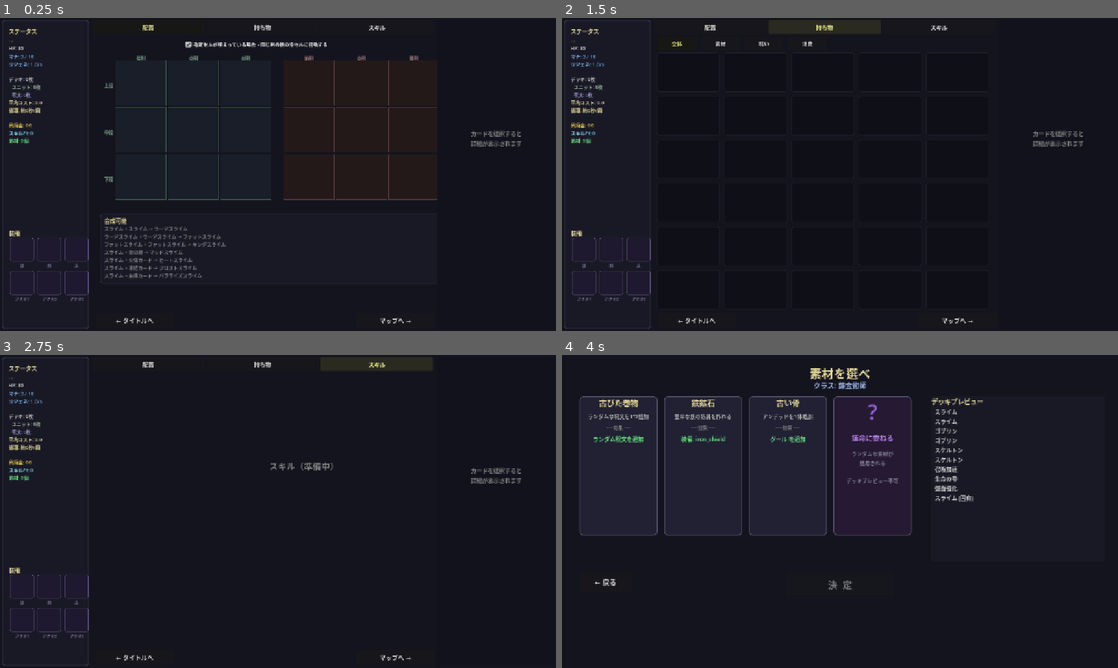
Above: before the commit, frames 1-4 (two rows, left to right).
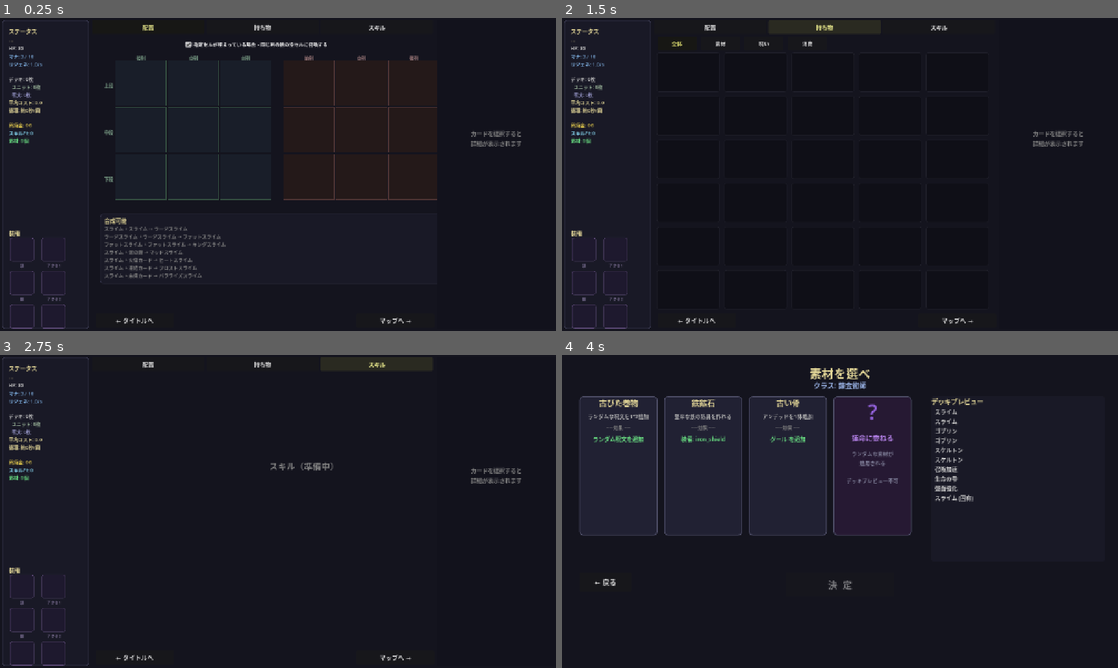
Above: after the commit, the same moments.

Repository: kazumak334-create/dungeon-board-game
Game: Godot game, scene res://scenes/DeckPrep.tscn
Two runs of this game, one before a commit and one after it. Both use one fixed random seed, a clock stepped at 60 frames per second and the inputs below. This scene is started directly instead of the project's main scene.
Inputs:
- Up to frame 1 (0.25 s): no input
- Up to frame 2 (1.5 s): click "配置" at 0.5 s; click "持ち物" at 1.25 s
- Up to frame 3 (2.75 s): click "スキル" at 2 s
- Up to frame 4 (4 s): click "← タイトルへ" at 2.75 s; click "出 発" at 3.5 s

The runs differ from the first frame. In frame 1, 0.3% of the frame differs, in the area x 1-16%, y 70-100%; in frame 2, 0.3%; in frame 3, 0.3%; in frame 4, nothing differs.

Commit message:
feat: DeckPrep追加UI修正5項目
- 左サイドバー装備スロットを縦3×横2に変更（頭/胴/足縦並び+アクセ3個右列）
- 合成可能カードをミニカードアイコン形式に変更（60×78px、ヘッダー+イラスト+ステータス）
- 右側詳細バーのカード枠を大型化（259×175px、効果サマリ付き）
- 合成パターンを[対象]+[素材]→[結果]のカード並びで表示
- ミニカードアイコンにホバーポップアップ対応

DeckPrepInfo.gd 623行/DeckPrep.gd 530行（R10警告、次回分離検討）
テスト1875件全パス

Co-Authored-By: Claude Opus 4.6 (1M context) <noreply@anthropic.com>

Diff:
--- a/scripts/DeckPrep.gd
+++ b/scripts/DeckPrep.gd
@@ -46,13 +46,14 @@
 const INFO_H = 710          # 解説レーン高さ
 
 # 装備スロット定義（絶対変更禁止: 頭/胴/足/アクセ×3の6個固定）
+# 配置: 3行×2列（左列=頭/胴/足, 右列=アクセ1/2/3）
 const EQUIP_SLOTS = [
 	{"id": "head",       "label": "頭",    "row": 0, "col": 0},
-	{"id": "body",       "label": "胴",    "row": 0, "col": 1},
-	{"id": "feet",       "label": "足",    "row": 0, "col": 2},
-	{"id": "accessory1", "label": "アクセ1", "row": 1, "col": 0},
+	{"id": "body",       "label": "胴",    "row": 1, "col": 0},
+	{"id": "feet",       "label": "足",    "row": 2, "col": 0},
+	{"id": "accessory1", "label": "アクセ1", "row": 0, "col": 1},
 	{"id": "accessory2", "label": "アクセ2", "row": 1, "col": 1},
-	{"id": "accessory3", "label": "アクセ3", "row": 1, "col": 2},
+	{"id": "accessory3", "label": "アクセ3", "row": 2, "col": 1},
 ]
 const EQUIP_SLOT_SIZE = 55   # スロットサイズ
 const EQUIP_SLOT_GAP = 8     # スロット間隔
@@ -208,9 +209,9 @@
 	header.add_theme_color_override("font_color", UIF.TITLE_COLOR)
 	add_child(header)
 
-	# 装備スロット2×3配置
+	# 装備スロット3×2配置（左列=頭/胴/足, 右列=アクセ1/2/3）
 	for slot in EQUIP_SLOTS:
-		var sx = base_x + 3 + slot["col"] * (EQUIP_SLOT_SIZE + EQUIP_SLOT_GAP)
+		var sx = base_x + 3 + slot["col"] * (EQUIP_SLOT_SIZE + EQUIP_SLOT_GAP + 10)
 		var sy = base_y + 20 + slot["row"] * (EQUIP_SLOT_SIZE + EQUIP_SLOT_GAP + 14)
 		_build_equipment_slot(slot["id"], slot["label"], sx, sy)
 
--- a/scripts/DeckPrepInfo.gd
+++ b/scripts/DeckPrepInfo.gd
@@ -145,24 +145,25 @@
 
 	var has_synthesis = false
 
-	# 合成素材として使われるレシピ（項目6: 合成先箇条書き+ホバー）
+	# 合成素材として使われるレシピ: [base] + [card] → [result]
 	for recipe in CardDB.SYNTHESIS:
 		if recipe.get("base", "") == card_name or recipe.get("card", "") == card_name:
-			var result_name = recipe.get("result", "")
-			y = _build_synthesis_row(
-				"%s + %s → %s" % [recipe["base"], recipe["card"], result_name],
-				result_name, y, UIF.BENEFIT_COLOR
+			y = _build_synthesis_card_row(
+				recipe.get("base", ""),
+				recipe.get("card", ""),
+				recipe.get("result", ""),
+				y
 			)
 			has_synthesis = true
 
-	# 合成先（このカードが結果になるレシピ）（項目7: 合成素材ホバー）
+	# 合成先（このカードが結果になるレシピ）
 	for recipe in CardDB.SYNTHESIS:
 		if recipe.get("result", "") == card_name:
-			var base_name = recipe.get("base", "")
-			var card2_name = recipe.get("card", "")
-			y = _build_synthesis_row(
-				"← %s + %s" % [base_name, card2_name],
-				base_name, y, Color(0.7, 0.7, 0.5)
+			y = _build_synthesis_card_row(
+				recipe.get("base", ""),
+				recipe.get("card", ""),
+				recipe.get("result", ""),
+				y
 			)
 			has_synthesis = true
 
@@ -170,28 +171,124 @@
 		y = _info_label("なし", y, 12, UIF.DIM_COLOR)
 	return y
 
-# 合成行1件（テキスト + ホバーエリア）
-func _build_synthesis_row(display_text: String, hover_target: String, y: float, color: Color) -> float:
-	var row = Control.new()
-	row.position = Vector2(15, y)
-	row.size = Vector2(_info_w - 30, 18)
-	_info_container.add_child(row)
-
-	var lbl = Label.new()
-	lbl.text = display_text
-	lbl.size = Vector2(_info_w - 30, 18)
-	lbl.add_theme_font_size_override("font_size", 11)
-	lbl.add_theme_color_override("font_color", color)
-	lbl.mouse_filter = Control.MOUSE_FILTER_PASS
-	row.add_child(lbl)
-
-	# ホバーポップアップ（項目6,7）
-	if hover_target != "" and (CardDB.UNITS.has(hover_target) or CardDB.SPELLS.has(hover_target)):
-		var target_name = hover_target
-		row.mouse_entered.connect(func(): _show_hover_popup(target_name, row.global_position + Vector2(0, -80)))
-		row.mouse_exited.connect(func(): _hide_hover_popup())
-
-	return y + 20
+# 項目4: 合成行を「[対象] + [素材] → [結果]」のカードアイコン形式で表示
+func _build_synthesis_card_row(base_name: String, mat_name: String, result_name: String, y: float) -> float:
+	const ICON_W = 60
+	const ICON_H = 78
+	const OP_W = 14
+	var total_w = ICON_W * 3 + OP_W * 2 + 4
+	var start_x = (_info_w - total_w) / 2.0
+
+	var row_ctrl = Control.new()
+	row_ctrl.position = Vector2(0, y)
+	row_ctrl.size = Vector2(_info_w, ICON_H + 2)
+	row_ctrl.mouse_filter = Control.MOUSE_FILTER_IGNORE
+	_info_container.add_child(row_ctrl)
+
+	# 3枚のカードアイコン + 演算子を配置
+	var icons = [
+		{"name": base_name,   "x": start_x},
+		{"name": mat_name,    "x": start_x + ICON_W + OP_W},
+		{"name": result_name, "x": start_x + (ICON_W + OP_W) * 2},
+	]
+	var operators = [
+		{"text": "+", "x": start_x + ICON_W},
+		{"text": "→", "x": start_x + ICON_W * 2 + OP_W},
+	]
+
+	for op in operators:
+		var op_lbl = Label.new()
+		op_lbl.text = op["text"]
+		op_lbl.position = Vector2(op["x"], ICON_H / 2.0 - 10)
+		op_lbl.size = Vector2(OP_W, 20)
+		op_lbl.horizontal_alignment = HORIZONTAL_ALIGNMENT_CENTER
+		op_lbl.add_theme_font_size_override("font_size", 12)
+		op_lbl.add_theme_color_override("font_color", Color(0.6, 0.6, 0.7))
+		op_lbl.mouse_filter = Control.MOUSE_FILTER_IGNORE
+		row_ctrl.add_child(op_lbl)
+
+	for icon_data in icons:
+		var icon_name: String = icon_data["name"]
+		var icon_x: float = icon_data["x"]
+		var icon = create_mini_card_icon(icon_name, Vector2(ICON_W, ICON_H))
+		icon.position = Vector2(icon_x, 0)
+		# ホバーポップアップ（項目5）
+		icon.mouse_entered.connect(func():
+			_show_hover_popup(icon_name, row_ctrl.global_position + Vector2(icon_x - 20, -90))
+		)
+		icon.mouse_exited.connect(func(): _hide_hover_popup())
+		row_ctrl.add_child(icon)
+
+	return y + ICON_H + 8
+
+# 項目2: ミニカードアイコン生成（グラフィック領域+名前+枠色でレア表現）
+func create_mini_card_icon(card_name: String, size: Vector2 = Vector2(60, 78)) -> Control:
+	var frame = Panel.new()
+	frame.custom_minimum_size = size
+	frame.size = size
+	frame.mouse_filter = Control.MOUSE_FILTER_STOP  # ホバー検知のため
+
+	# 枠色決定（種族 or 呪文 or デフォルト）
+	var accent_color = DEFAULT_COLOR
+	if CardDB.UNITS.has(card_name):
+		var race = CardDB.UNITS[card_name].get("race", "")
+		accent_color = RACE_COLORS.get(race, DEFAULT_COLOR)
+	elif CardDB.SPELLS.has(card_name):
+		accent_color = SPELL_COLOR
+	elif CardDB.STATUS_SPELLS.has(card_name):
+		accent_color = Color(0.6, 0.3, 0.5)
+
+	var style = StyleBoxFlat.new()
+	style.bg_color = accent_color.darkened(0.55)
+	style.border_color = accent_color
+	style.set_border_width_all(2)
+	style.set_corner_radius_all(4)
+	frame.add_theme_stylebox_override("panel", style)
+
+	# ヘッダー帯（名前表示）
+	var header = ColorRect.new()
+	header.position = Vector2(0, 0)
+	header.size = Vector2(size.x, 16)
+	header.color = accent_color
+	header.mouse_filter = Control.MOUSE_FILTER_IGNORE
+	frame.add_child(header)
+
+	var name_lbl = Label.new()
+	name_lbl.text = card_name
+	name_lbl.position = Vector2(2, 0)
+	name_lbl.size = Vector2(size.x - 4, 15)
+	name_lbl.add_theme_font_size_override("font_size", 7)
+	name_lbl.add_theme_color_override("font_color", Color(1, 1, 1))
+	name_lbl.clip_text = true
+	name_lbl.mouse_filter = Control.MOUSE_FILTER_IGNORE
+	frame.add_child(name_lbl)
+
+	# グラフィック領域（仮: 色帯）
+	var illust = ColorRect.new()
+	illust.position = Vector2(3, 19)
+	illust.size = Vector2(size.x - 6, size.y - 32)
+	illust.color = accent_color.darkened(0.65)
+	illust.mouse_filter = Control.MOUSE_FILTER_IGNORE
+	frame.add_child(illust)
+
+	# 下部: 簡易ステータス
+	var bot_lbl = Label.new()
+	if CardDB.UNITS.has(card_name):
+		var d = CardDB.UNITS[card_name]
+		bot_lbl.text = "HP%d" % d.get("hp", 0)
+	elif CardDB.SPELLS.has(card_name):
+		var d = CardDB.SPELLS[card_name]
+		bot_lbl.text = "C:%d" % d.get("cost", 0)
+	else:
+		bot_lbl.text = "???"
+	bot_lbl.position = Vector2(2, size.y - 13)
+	bot_lbl.size = Vector2(size.x - 4, 12)
+	bot_lbl.add_theme_font_size_override("font_size", 7)
+	bot_lbl.add_theme_color_override("font_color", Color(0.85, 0.85, 0.85))
+	bot_lbl.mouse_filter = Control.MOUSE_FILTER_IGNORE
+	frame.add_child(bot_lbl)
+
+	return frame
 
 # ===== ホバーポップアップ（項目6,7対応）=====
 
@@ -236,6 +333,13 @@
 		cost_lbl.add_theme_font_size_override("font_size", 10)
 		cost_lbl.add_theme_color_override("font_color", SPELL_COLOR)
 		vbox.add_child(cost_lbl)
+	elif CardDB.STATUS_SPELLS.has(card_name):
+		var d = CardDB.STATUS_SPELLS[card_name]
+		var cost_lbl = Label.new()
+		cost_lbl.text = "[異常状態] コスト:%d" % d.get("cost", 0)
+		cost_lbl.add_theme_font_size_override("font_size", 10)
+		cost_lbl.add_theme_color_override("font_color", UIF.DEMERIT_COLOR)
+		vbox.add_child(cost_lbl)
 
 	return popup
 
@@ -265,17 +369,14 @@
 	var d = CardDB.UNITS[card_name]
 	var y: float = 8
 
-	# 項目5: カード詳細右上に選択カードのカード枠を追加
+	# 項目3: 大型カード枠ヘッダー（コスト/HP/ATK/SPD含む）
 	y = _build_card_frame_header(card_name, d, y)
-	y += 5
-
-	# 基本ステータス
-	y = _info_label("コスト: %d" % d.get("cost", 0), y, 13, Color(0.5, 0.7, 0.9))
-	y = _info_label("HP: %d  ATK: %d  SPD: %.1fs" % [d.get("hp", 0), d.get("atk", 0), d.get("interval", 0)], y, 12, UIF.TEXT_COLOR)
+
+	# 種族（枠外に表示）
 	var race = d.get("race", "")
 	var race_color = RACE_COLORS.get(race, DEFAULT_COLOR)
 	y = _info_label("種族: %s" % race, y, 12, race_color)
-	y += 8
+	y += 6
 
 	# 効果セクション（3分類）
 	var skills = d.get("skills", [])
@@ -337,11 +438,9 @@
 	var d = CardDB.SPELLS[card_name]
 	var y: float = 8
 
-	# 項目5: カード枠ヘッダー
+	# 項目3: 大型カード枠ヘッダー（コスト含む）
 	y = _build_card_frame_header(card_name, d, y)
 	y = _info_label("[呪文]", y, 12, SPELL_COLOR)
-	y += 5
-	y = _info_label("コスト: %d" % d.get("cost", 0), y, 13, Color(0.5, 0.7, 0.9))
 	y += 5
 
 	y = _info_section("効果", y)
@@ -371,76 +470,114 @@
 	y = _build_card_frame_header(card_name, d, y)
 	y = _info_label("[異常状態カード]", y, 12, UIF.DEMERIT_COLOR)
 	y += 5
-	y = _info_label("コスト: %d" % d.get("cost", 0), y, 13, Color(0.5, 0.7, 0.9))
 	if d.get("is_consumable", false):
 		_info_label("消費型（使用後デッキから消滅）", y, 11, UIF.DEMERIT_COLOR)
 
-# 項目5: 右上にカード型ミニ枠を表示
+# 項目3: 解説レーン幅に合わせた大型カード枠ヘッダー
 func _build_card_frame_header(card_name: String, d: Dictionary, y: float) -> float:
-	# カード型枠（右上）
+	var frame_w = _info_w - 16  # 解説レーン幅に揃える（約240px）
+	var frame_h = 175
+	var race = d.get("race", "")
+	var accent_color = RACE_COLORS.get(race, SPELL_COLOR)
+
 	var card_frame = Panel.new()
-	var frame_w = 72
-	var frame_h = 88
-	card_frame.position = Vector2(_info_w - frame_w - 8, y)
+	card_frame.position = Vector2(8, y)
 	card_frame.size = Vector2(frame_w, frame_h)
 	var frame_style = StyleBoxFlat.new()
-	var race = d.get("race", "")
-	frame_style.bg_color = RACE_COLORS.get(race, SPELL_COLOR).darkened(0.3)
-	frame_style.border_color = RACE_COLORS.get(race, SPELL_COLOR)
+	frame_style.bg_color = accent_color.darkened(0.55)
+	frame_style.border_color = accent_color
 	frame_style.set_border_width_all(2)
-	frame_style.set_corner_radius_all(4)
+	frame_style.set_corner_radius_all(6)
 	card_frame.add_theme_stylebox_override("panel", frame_style)
 	_info_container.add_child(card_frame)
 
-	# カード枠内: ヘッダー色帯
+	# ヘッダー色帯（上部）
 	var header_bar = ColorRect.new()
 	header_bar.position = Vector2(0, 0)
-	header_bar.size = Vector2(frame_w, 18)
-	header_bar.color = RACE_COLORS.get(race, SPELL_COLOR)
+	header_bar.size = Vector2(frame_w, 26)
+	header_bar.color = accent_color
 	card_frame.add_child(header_bar)
 
-	# カード枠内: 名前（短縮）
-	var mini_name = Label.new()
-	mini_name.text = card_name
-	mini_name.position = Vector2(2, 1)
-	mini_name.size = Vector2(frame_w - 4, 16)
-	mini_name.add_theme_font_size_override("font_size", 8)
-	mini_name.add_theme_color_override("font_color", Color(1, 1, 1))
-	mini_name.clip_text = true
-	card_frame.add_child(mini_name)
-
-	# カード枠内: イラスト枠（仮: 色帯）
+	# カード名（ヘッダー帯内）
+	var name_lbl = Label.new()
+	name_lbl.text = card_name
+	name_lbl.position = Vector2(8, 4)
+	name_lbl.size = Vector2(frame_w - 16, 20)
+	name_lbl.add_theme_font_size_override("font_size", 14)
+	name_lbl.add_theme_color_override("font_color", Color(1, 1, 1))
+	name_lbl.clip_text = true
+	card_frame.add_child(name_lbl)
+
+	# イラスト枠（中段）
 	var illust = ColorRect.new()
-	illust.position = Vector2(4, 21)
-	illust.size = Vector2(frame_w - 8, 38)
-	illust.color = RACE_COLORS.get(race, SPELL_COLOR).darkened(0.5)
+	illust.position = Vector2(6, 30)
+	illust.size = Vector2(frame_w - 12, 90)
+	illust.color = accent_color.darkened(0.65)
 	card_frame.add_child(illust)
 
-	# カード枠内: ステータス縦並び
+	# 種族ラベル（イラスト右下）
+	if race != "":
+		var race_lbl = Label.new()
+		race_lbl.text = race
+		race_lbl.position = Vector2(frame_w - 50, 108)
+		race_lbl.size = Vector2(42, 14)
+		race_lbl.add_theme_font_size_override("font_size", 9)
+		race_lbl.add_theme_color_override("font_color", accent_color.lightened(0.3))
+		card_frame.add_child(race_lbl)
+
+	# ステータス行（下段）
 	if CardDB.UNITS.has(card_name):
-		var stats_box = VBoxContainer.new()
-		stats_box.position = Vector2(3, 62)
-		stats_box.size = Vector2(frame_w - 6, 24)
-		stats_box.add_theme_constant_override("separation", 0)
-		card_frame.add_child(stats_box)
-		for stat_text in ["HP:%d" % d.get("hp", 0), "ATK:%d SPD:%.0f" % [d.get("atk", 0), d.get("interval", 0)]]:
+		var stats_hbox = HBoxContainer.new()
+		stats_hbox.position = Vector2(8, 126)
+		stats_hbox.size = Vector2(frame_w - 16, 18)
+		stats_hbox.add_theme_constant_override("separation", 10)
+		card_frame.add_child(stats_hbox)
+		for stat_text in [
+			"コスト:%d" % d.get("cost", 0),
+			"HP:%d" % d.get("hp", 0),
+			"ATK:%d" % d.get("atk", 0),
+			"SPD:%.1fs" % d.get("interval", 0)
+		]:
 			var sl = Label.new()
 			sl.text = stat_text
-			sl.add_theme_font_size_override("font_size", 7)
+			sl.add_theme_font_size_override("font_size", 10)
 			sl.add_theme_color_override("font_color", Color(0.9, 0.9, 0.9))
-			stats_box.add_child(sl)
-
-	# カード名（左側、大きく）
-	var name_lbl = Label.new()
-	name_lbl.text = card_name
-	name_lbl.position = Vector2(10, y + 4)
-	name_lbl.size = Vector2(_info_w - frame_w - 24, 22)
-	name_lbl.add_theme_font_size_override("font_size", 16)
-	name_lbl.add_theme_color_override("font_color", UIF.TITLE_COLOR)
-	name_lbl.clip_text = true
-	_info_container.add_child(name_lbl)
-
-	return y + frame_h + 4
+			stats_hbox.add_child(sl)
+	elif CardDB.SPELLS.has(card_name) or CardDB.STATUS_SPELLS.has(card_name):
+		var cost_lbl = Label.new()
+		cost_lbl.text = "コスト: %d" % d.get("cost", 0)
+		cost_lbl.position = Vector2(8, 130)
+		cost_lbl.add_theme_font_size_override("font_size", 11)
+		cost_lbl.add_theme_color_override("font_color", Color(0.6, 0.8, 1.0))
+		card_frame.add_child(cost_lbl)
+
+	# 効果サマリ（最下段）
+	var effect_summary = _get_effect_summary(card_name, d)
+	if effect_summary != "":
+		var eff_lbl = Label.new()
+		eff_lbl.text = effect_summary
+		eff_lbl.position = Vector2(8, 148)
+		eff_lbl.size = Vector2(frame_w - 16, 22)
+		eff_lbl.add_theme_font_size_override("font_size", 9)
+		eff_lbl.add_theme_color_override("font_color", Color(0.75, 0.8, 0.75))
+		eff_lbl.clip_text = true
+		card_frame.add_child(eff_lbl)
+
+	return y + frame_h + 8
+
+func _get_effect_summary(card_name: String, d: Dictionary) -> String:
+	var skills = d.get("skills", [])
+	if skills.size() == 0:
+		return ""
+	var _edb = load("res://scripts/EffectDB.gd")
+	var parts: Array = []
+	for skill in skills.slice(0, 2):
+		var eid = skill.get("effect_id", "")
+		var edef = _edb.EFFECTS.get(eid, {})
+		var disp = edef.get("display", eid)
+		if disp != "":
+			parts.append(disp)
+	return " / ".join(parts)
 
 func _get_flavor_text(card_name: String) -> String:
 	var flavors = {
